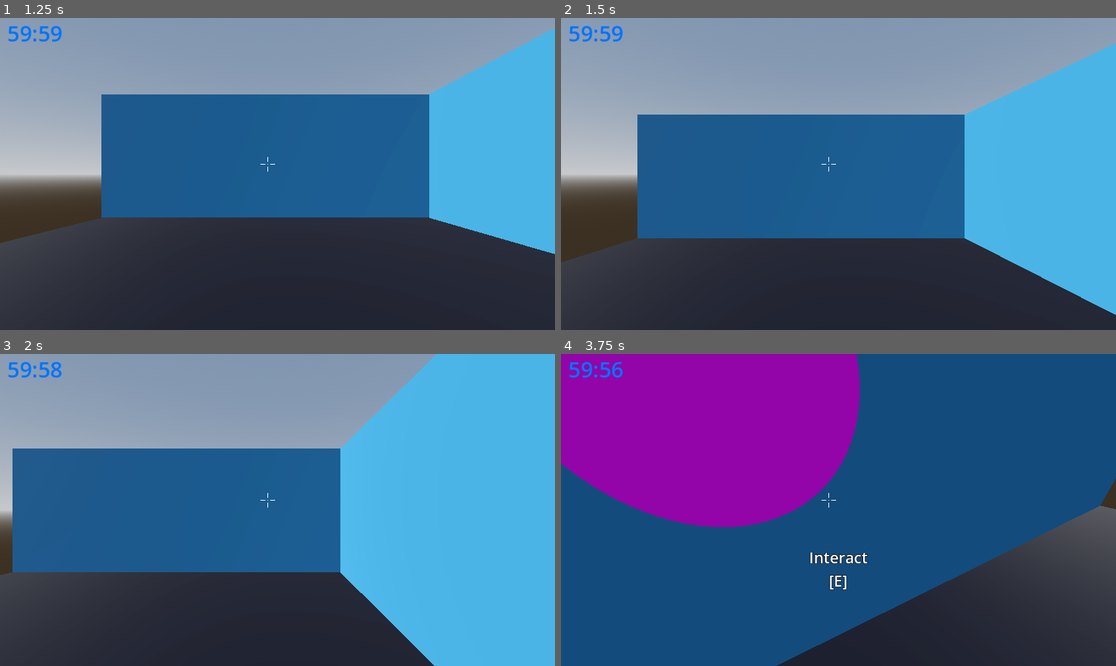
Above: before the commit, frames 1-4 (two rows, left to right).
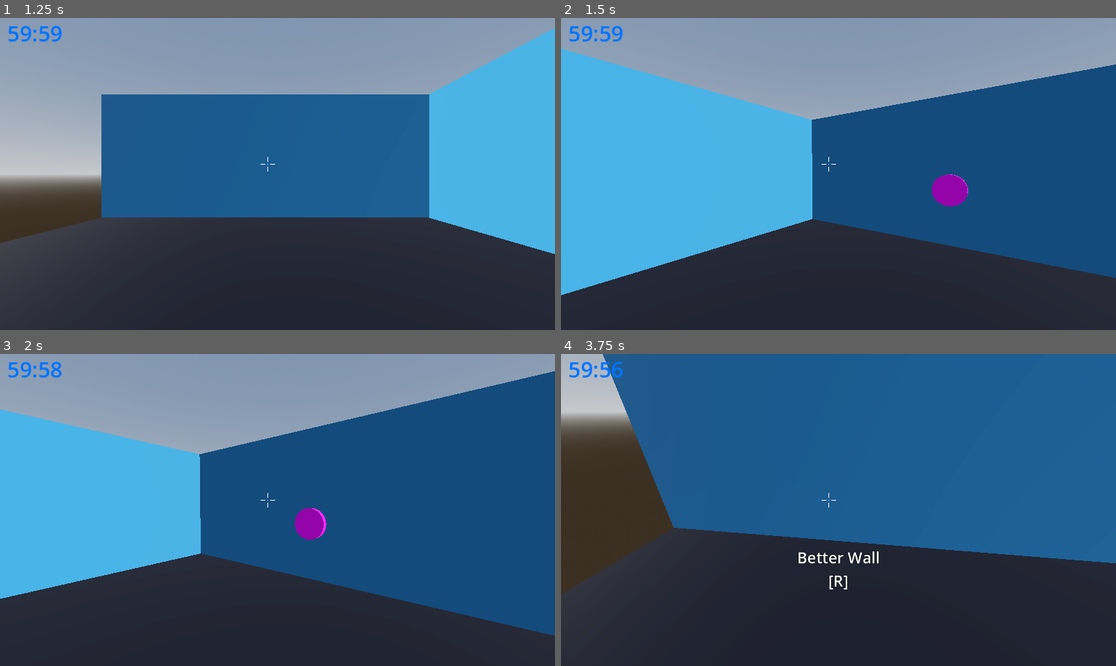
Above: after the commit, the same moments.

Repository: moriartyjk/nova_horizons
Game: Godot game, scene res://scenes/menus/main_menu.tscn
Two runs of this game, one before a commit and one after it. Both use one fixed random seed, a clock stepped at 60 frames per second and the inputs below.
Inputs (mouse positions are in pixels of both pictures, inside the frame that each line leads up to):
- Up to frame 1 (1.25 s): click "Play" at 0.5 s
- Up to frame 2 (1.5 s): tap Enter (ui_accept) at 1.25 s; move the mouse to (960, 158) at 1.27 s; hold D (move_right) from 1.28 s (still down); tap E (interact) at 1.35 s; click (960, 158) at 1.42 s
- Up to frame 3 (2 s): keep holding D (move_right); tap Enter (ui_accept) at 1.52 s
- Up to frame 4 (3.75 s): move the mouse to (810, 510) at 2.02 s; release D (move_right) at 2.03 s; hold W (move_forward) from 2.03 s (still down); tap E (interact) at 2.1, 2.85, 3.6 s; tap Enter (ui_accept) at 2.27 s; move the mouse to (849, 503) at 2.77 s; move the mouse to (832, 516) at 3.52 s

Frame 1 is identical in both runs. In frame 2, 46% of the frame differs, in the area x 0-100%, y 8-96%; in frame 3, 53%; in frame 4, 66%, in the area x 0-100%, y 0-100%.

Commit message:
Relegate captureing and freeing mouse to pause menu interaction

Diff:
--- a/scripts/game.gd
+++ b/scripts/game.gd
@@ -2,6 +2,9 @@
 
 @onready var pause_menu: Control = $UI/PauseMenu
 var paused = false
+
+func _ready() -> void:
+	Input.mouse_mode = Input.MOUSE_MODE_CAPTURED
 
 # Called every frame. 'delta' is the elapsed time since the previous frame.
 func _process(delta: float) -> void:
@@ -17,6 +20,7 @@
 		Engine.time_scale = 1
 	else:
 		pause_menu.show()
+		Input.mouse_mode = Input.MOUSE_MODE_VISIBLE
 		Engine.time_scale = 0
 
 	paused = !paused
--- a/scripts/player.gd
+++ b/scripts/player.gd
@@ -11,17 +11,17 @@
 func _unhandled_input(event: InputEvent) -> void:
 
 	# Hiding mouse on any keypress, unhiding mouse on escpae
-	if event is InputEventMouseButton:
-		Input.mouse_mode = Input.MOUSE_MODE_CAPTURED
-	elif event.is_action_pressed("ui_cancel"): # pressing escape
-		Input.mouse_mode = Input.MOUSE_MODE_VISIBLE
+	#if event is InputEventMouseButton:
+		#Input.mouse_mode = Input.MOUSE_MODE_CAPTURED
+	#elif event.is_action_pressed("ui_cancel"): # pressing escape
+		#Input.mouse_mode = Input.MOUSE_MODE_VISIBLE
 
 	# set movement of neck and camera
 	if Input.mouse_mode == Input.MOUSE_MODE_CAPTURED:
 		if event is InputEventMouseMotion:
 			neck.rotate_y(-event.relative.x * 0.01) #neck left if mouse left
 			camera.rotate_x(-event.relative.y * 0.01) # camera up if mouse up
-			#camera.rotation.x = clamp(camera.rotation.x, deg_to_rad(-30), deg_to_rad(60)) # limit how far up and down
+			camera.rotation.x = clamp(camera.rotation.x, deg_to_rad(-30), deg_to_rad(60)) # limit how far up and down
 
 
 func _physics_process(delta: float) -> void:
